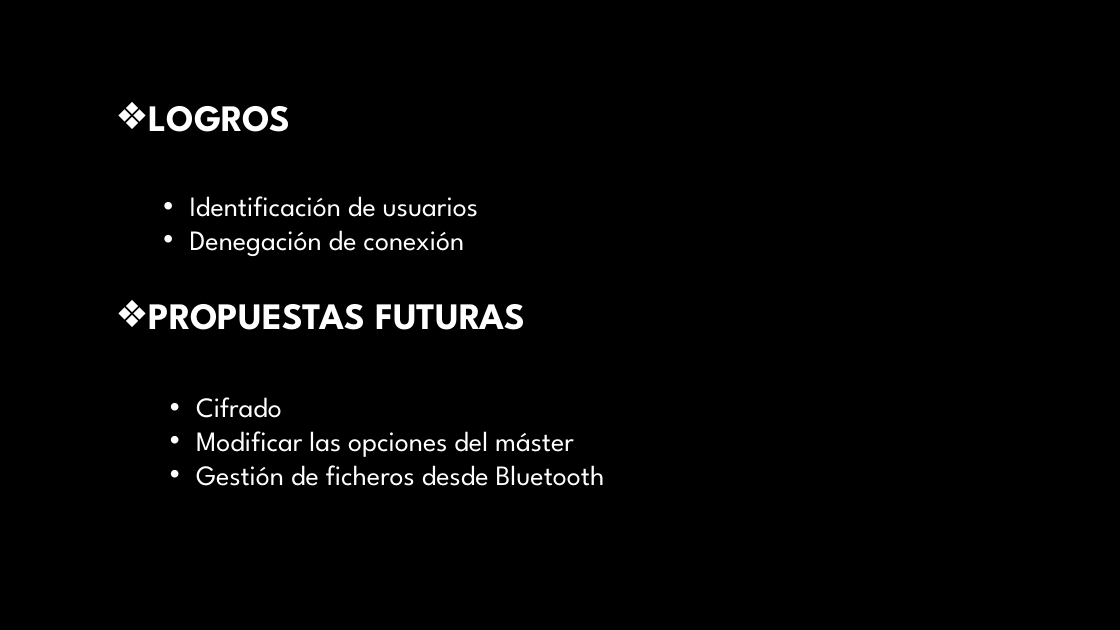
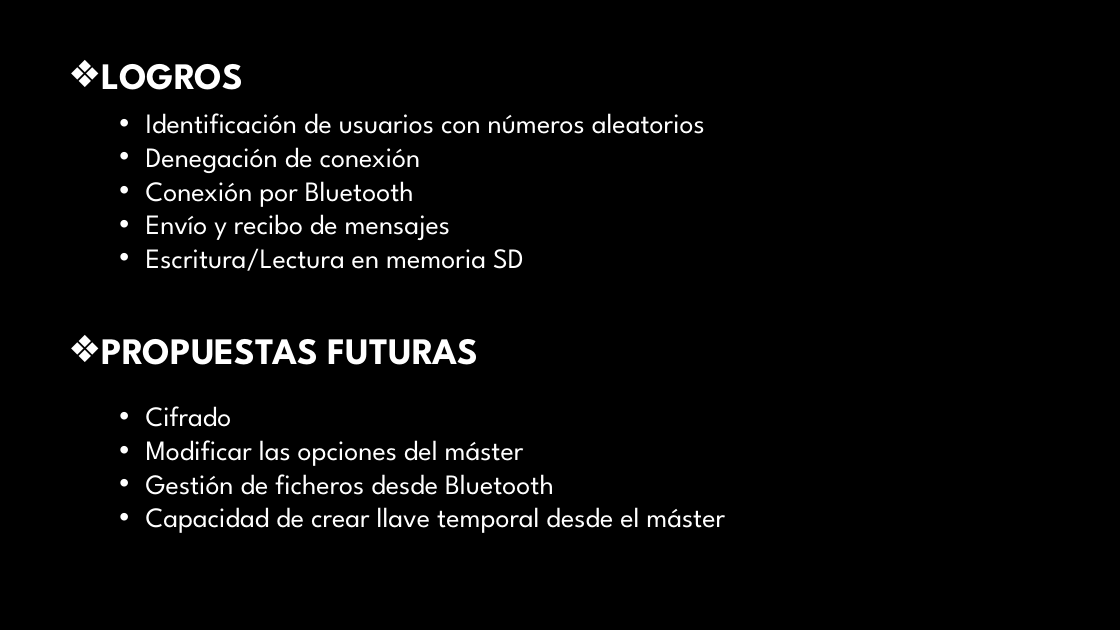
Before and after one commit to UVaNoobs/BlueFingerprint, a slide deck: slide 12 of PresentaciónFinal.pptx (slide 11 before the commit). Drawn at 1120x630 pixels with LibreOffice and Linux fonts; fonts in the diff are those of the drawing; background and template pictures are left out. Boxes give left, top, right and bottom in pixels: in the first picture for what was removed or moved away, otherwise in the second. Text is boxed around its words. In the diff, an @@ line names an element or a change of style, - is before the commit and + after.

```diff
--- a/PresentaciónFinal.pptx
+++ b/PresentaciónFinal.pptx
@@ text "LOGROS": place and size @@
-text "LOGROS" at [149,106,291,132]
+text "LOGROS" at [101,64,243,90]
@@ text "Identificación de usuarios con números ...": place and size @@
-text "Identificación de usuarios con números ..." at [190,196,478,256]
+text "Identificación de usuarios con números ..." at [146,113,705,271]
@@ text at [146,113,705,134]: text changed @@
-• Identificación de usuarios
+• Identificación de usuarios con números aleatorios
@@ text at [146,181,524,271]: paragraphs added @@
+• Conexión por Bluetooth
+• Envío y recibo de mensajes
+• Escritura/Lectura en memoria SD
@@ text "PROPUESTAS FUTURAS": place and size @@
-text "PROPUESTAS FUTURAS" at [149,304,526,330]
+text "PROPUESTAS FUTURAS" at [101,339,479,365]
@@ text "Cifrado": place and size @@
-text "Cifrado" at [196,397,605,486]
+text "Cifrado" at [146,406,725,533]
@@ text at [146,507,725,533]: paragraph added @@
+• Capacidad de crear llave temporal desde el máster
```
Also in this commit, not shown: 4 other slides changed, 2 slides added, 1 slide removed.
